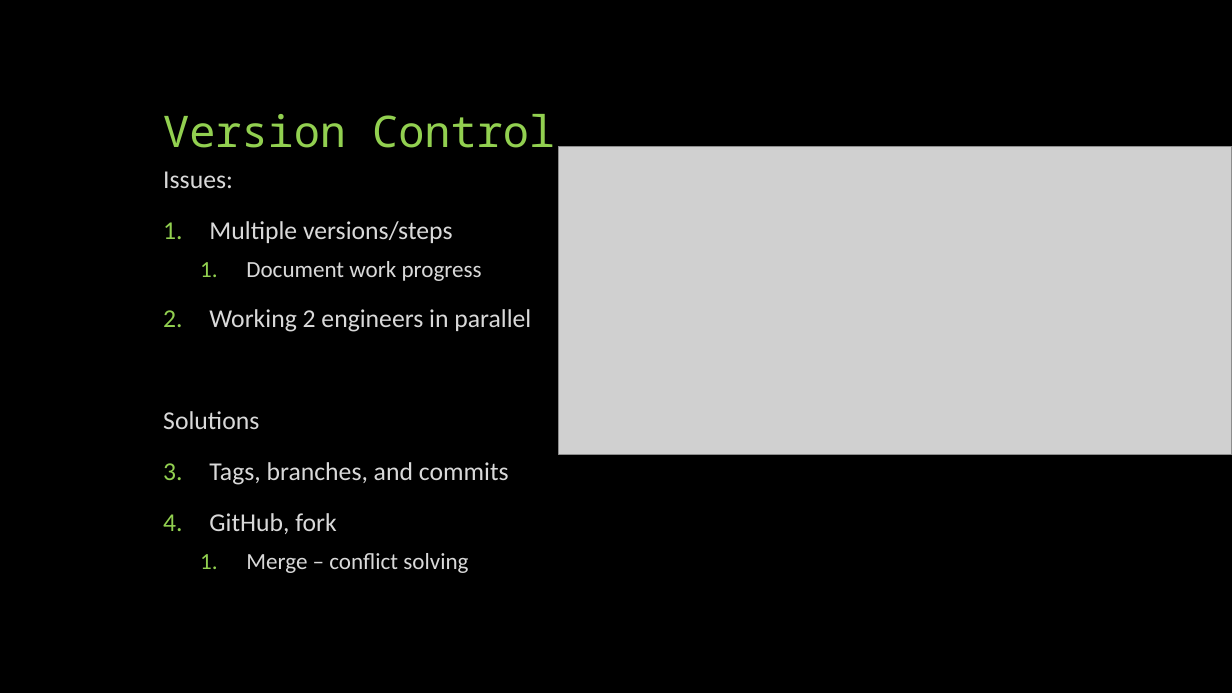
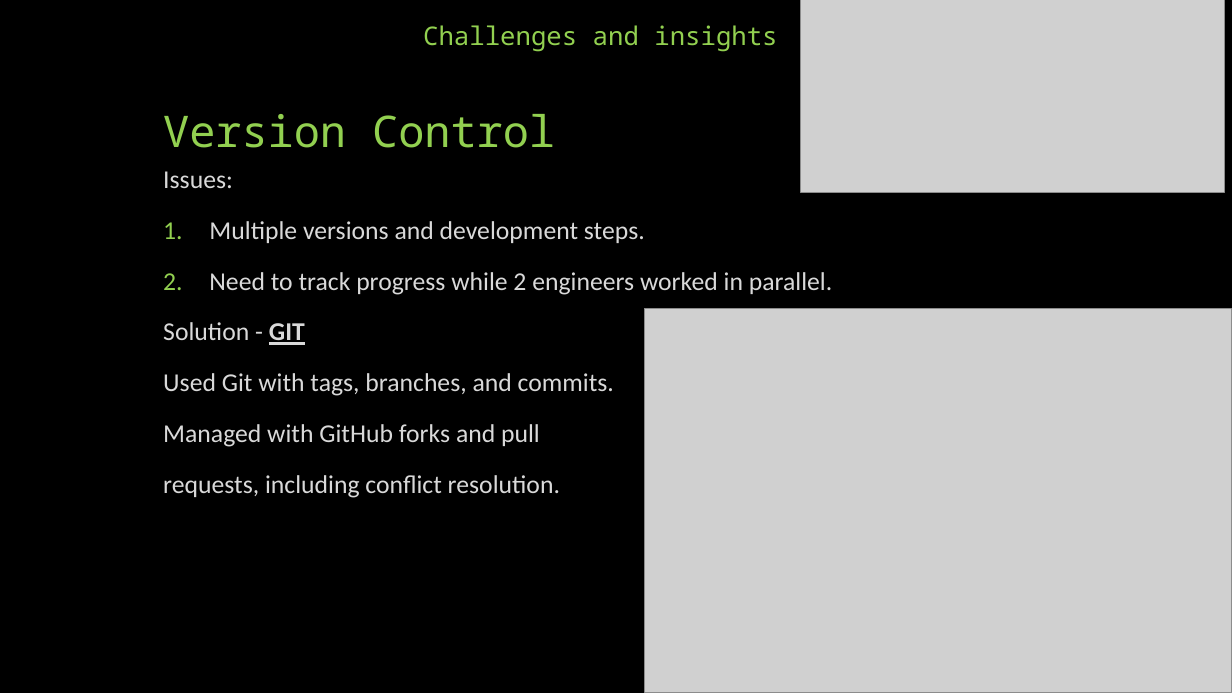
Before and after one commit to idowein/FPGA-image-interpolator, a slide deck: slide 17 of datasheets/Digital Zoom presentation.pptx (slide 18 before the commit). Drawn at 1232x693 pixels with LibreOffice and Linux fonts; fonts in the diff are those of the drawing; grey boxes stand for pictures; background and template pictures are left out. Boxes give left, top, right and bottom in pixels: in the first picture for what was removed or moved away, otherwise in the second. Text is boxed around its words. In the diff, an @@ line names an element or a change of style, - is before the commit and + after.

```diff
--- a/datasheets/Digital Zoom presentation.pptx
+++ b/datasheets/Digital Zoom presentation.pptx
@@ text added at <box>423,25,777,52</box>, 20 pt, text #92D050 @@
+Challenges and insights
@@ picture: place and size @@
-picture at <box>558,146,1232,454</box>
+picture at <box>801,0,1225,192</box>
@@ text at <box>163,221,832,498</box>: text changed @@
-1. Multiple versions/steps
-  1. Document work progress
-2. Working 2 engineers in parallel
-Solutions
-1. Tags, branches, and commits
-2. GitHub, fork
-  1. Merge – conflict solving
+1. Multiple versions and development steps.
+2. Need to track progress while 2 engineers worked in parallel.
+Solution - GIT
+Used Git with tags, branches, and commits.
+Managed with GitHub forks and pull
+requests, including conflict resolution.
@@ picture added at <box>645,309,1232,693</box> @@
```
Also in this commit, not shown: 17 other slides changed, 2 slides added, 6 slides removed, 2 other files.
